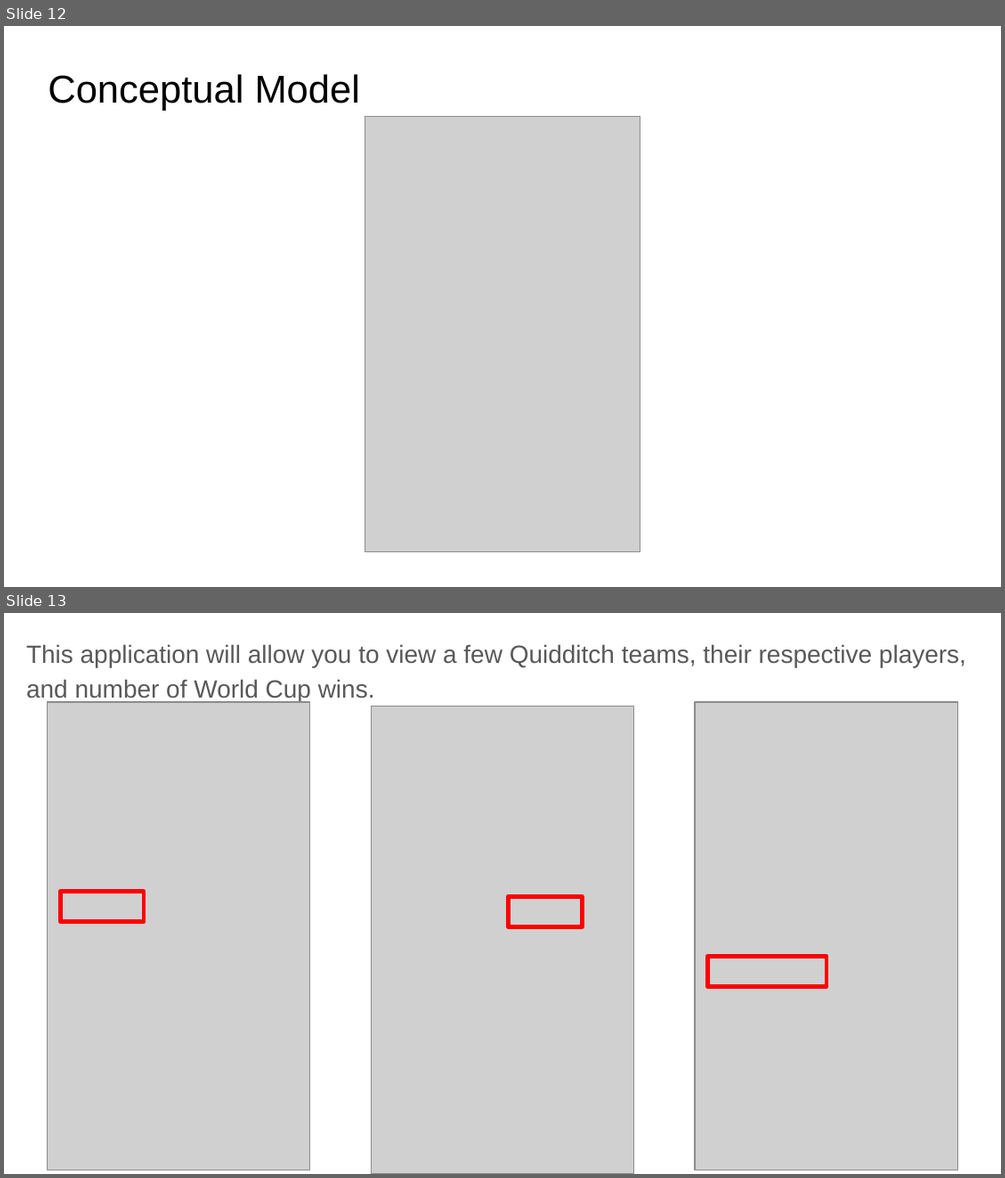
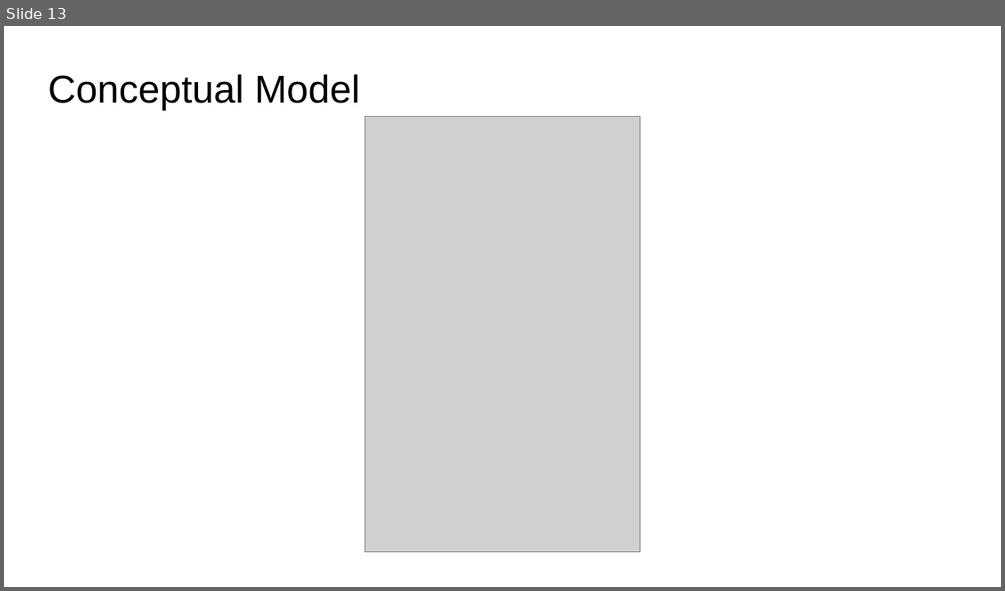
Before and after one commit to TheFireFerret/ARL_RFE, a slide deck: Final Project Review.pptx. Shown one above the other, each under a label of ours: slides 12 and 13 before the commit, slide 13 after it. The pictures are 1005x1178 and 1005x591 pixels, drawn with LibreOffice and Linux fonts; fonts in the diff are those of the drawing; grey boxes stand for pictures. Boxes give left, top, right and bottom in pixels: in the first picture for what was removed or moved away, otherwise in the second. Text is boxed around its words. In the diff, an @@ line names an element or a change of style, - is before the commit and + after.

```diff
--- a/Final Project Review.pptx
+++ b/Final Project Review.pptx
@@ slide 13 removed at (4,613,1001,1174), background #FFFFFF @@
@@ text removed at (26,644,966,702) @@
-This application will allow you to view a few Quidditch teams, their respective players, and number of World Cup wins.
@@ picture removed at (47,702,310,1169) @@
@@ picture removed at (371,706,634,1173) @@
@@ picture removed at (695,702,958,1169) @@
@@ rectangle removed at (61,891,144,921) @@
@@ rectangle removed at (509,896,582,926) @@
@@ rectangle removed at (708,956,826,986) @@
@@ what was slide 12 is now slide 13 @@
```
Also in this commit, not shown: 3 slides changed, 3 slides added, 1 other slide removed, 1 other file.
